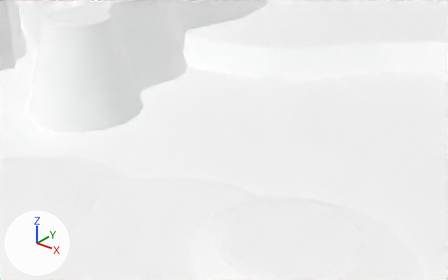
Two versions of the glTF model Mods/G_TTSAssets/Models/Hexstaria/Hexstaria_Map.gltf, one commit apart.
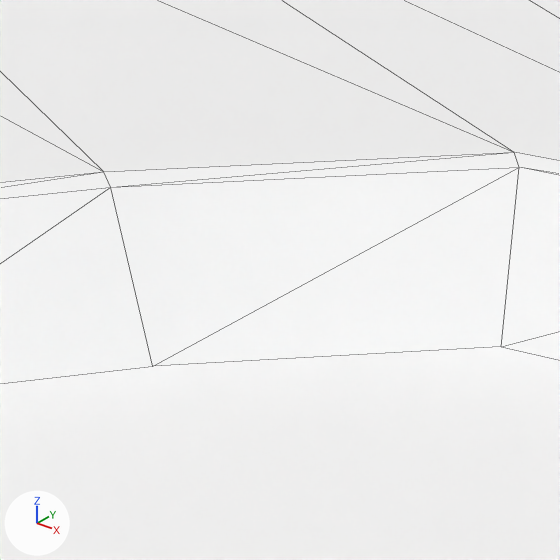
The first picture shows the older version from a camera (50 mm lens) standing at (304.0, -703.0, 260.0) and looking at (-40.0, -274.0, -6.0). The close-ups show both versions on the part from 78% to 98% of the width and 5% to 37% of the height of that picture; other places that the commit changed are outside them. The axes (+X, +Y, +Z) are drawn at lower left. The lights are the same throughout. The close-ups show mesh edges as thin lines. Where no turn or scale is listed for an object, it has been applied to the vertices.

Before the edit, the objects in view are built like this:
```python
me_circle_001 = bpy.data.meshes.new('Circle.001')
me_circle_001.from_pydata(...)  # 1256 vertices, 2061 faces; spans x -1800.0..1800.0, y -1800.0..1800.0, z 0.0..130.0
me_circle_001.materials.append(mat_material_002)  # white #ffffff
ob_hexstaria_map_mesh = bpy.data.objects.new('Hexstaria_Map_Mesh', me_circle_001)
ob_hexstaria_map_mesh.location = (0.0, 0.0, 0.0)
```
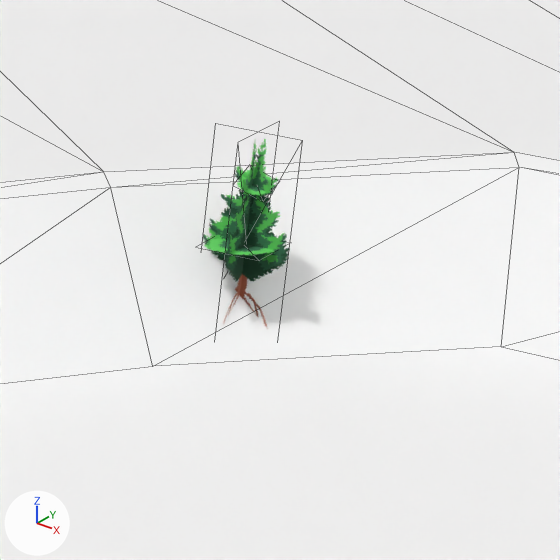
Scene script edits in JSON lines:
```json
{"op": "add", "block": "img_mangrove", "code": ["img_mangrove = load_image('Mangrove', 'Mangrove.png', 256, 256, 'sRGB')"]}
{"op": "add", "block": "mat_mangrove_mat", "code": ["mat_mangrove_mat = principled_material('Mangrove Mat')", "mat_mangrove_mat.texture = img_mangrove  # with its transparency", "mat_mangrove_mat.roughness = 1.0"]}
{"op": "add", "block": "me_plane_001", "code": ["me_plane_001 = bpy.data.meshes.new('Plane.001')", "me_plane_001.from_pydata(...)  # 16 vertices, 8 faces; spans x -9.2..9.2, y -9.2..9.2, z 0.0..43.9", "me_plane_001.materials.append(mat_mangrove_mat)  # picture img_mangrove"]}
{"op": "add", "block": "ob_mangrove_model", "code": ["ob_mangrove_model = bpy.data.objects.new('Mangrove_Model', me_plane_001)", "ob_mangrove_model.location = (0.0, 0.0, 0.0)"]}
```

Changed parts and their boxes (x1, y1, x2, y2) in the close-ups (560 x 560 px):
```json
{"object": "Mangrove_Model", "change": "added", "after": [203, 139, 289, 329], "on screen": "green"}
```
